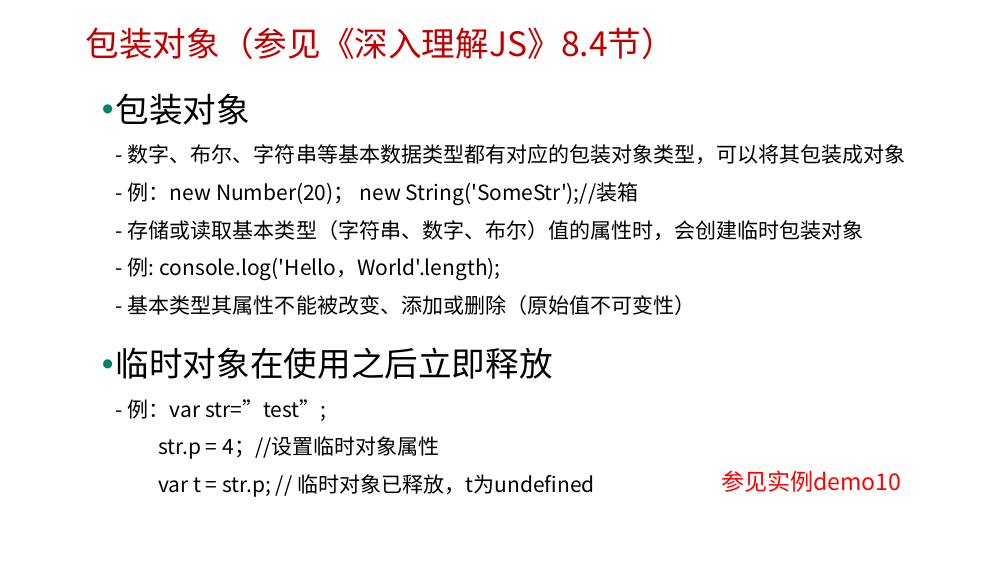
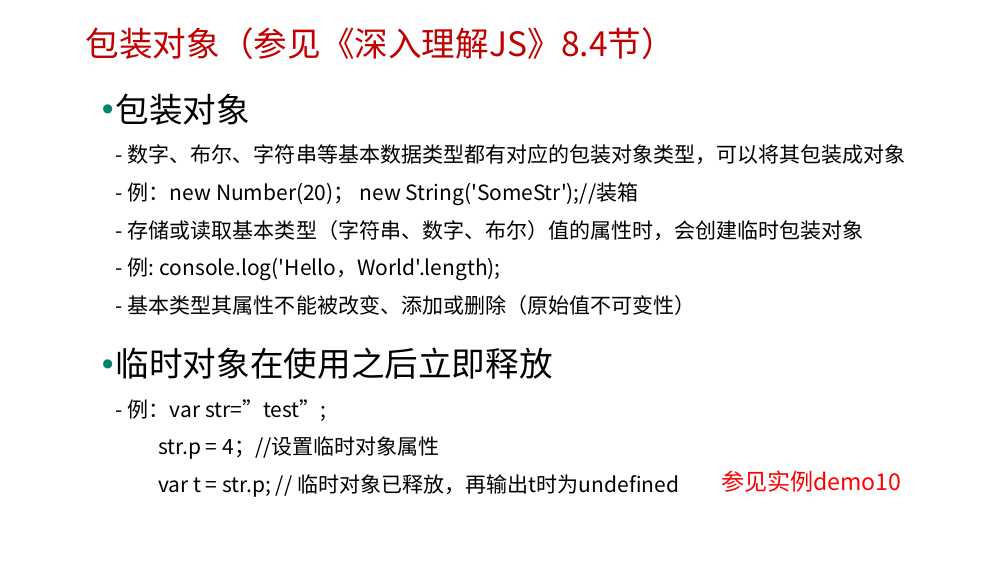
Before and after one commit to edu2act/course-javascript-advanced, a slide deck: slide 10 of 课程PPT/02.JS数据类型、值与类型转换.pptx. Drawn at 1008x567 pixels with LibreOffice and Linux fonts; fonts in the diff are those of the drawing; background and template pictures are left out. Boxes give left, top, right and bottom in pixels: in the first picture for what was removed or moved away, otherwise in the second. Text is boxed around its words. In the diff, an @@ line names an element or a change of style, - is before the commit and + after.

```diff
--- a/课程PPT/02.JS数据类型、值与类型转换.pptx
+++ b/课程PPT/02.JS数据类型、值与类型转换.pptx
@@ text at [116, 347, 679, 497]: text changed @@
-• 临时对象在使用之后立即释放
-  - 例：var str=”test”;
-  str.p = 4；//设置临时对象属性
-  var t = str.p; // 临时对象已释放，t为undefined
+• 临时对象在使用之后立即释放
+  - 例：var str=”test”;
+  str.p = 4；//设置临时对象属性
+  var t = str.p; // 临时对象已释放，再输出t时为undefined
```
Also in this commit, not shown: 2 other files.
